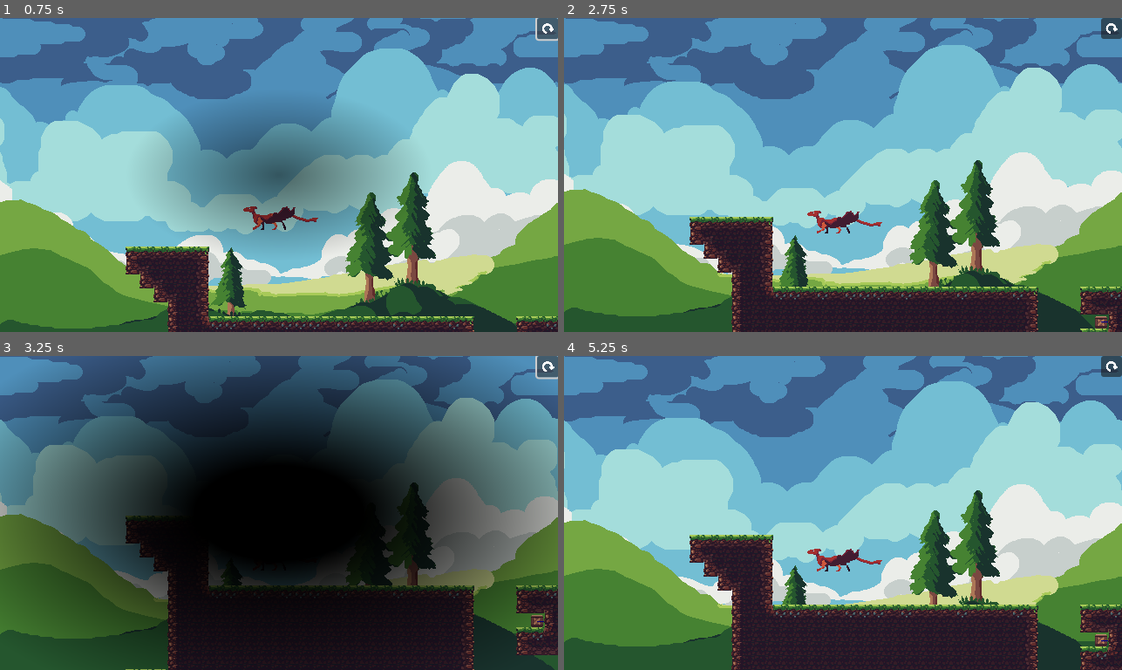
Above: before the commit, frames 1-4 (two rows, left to right).
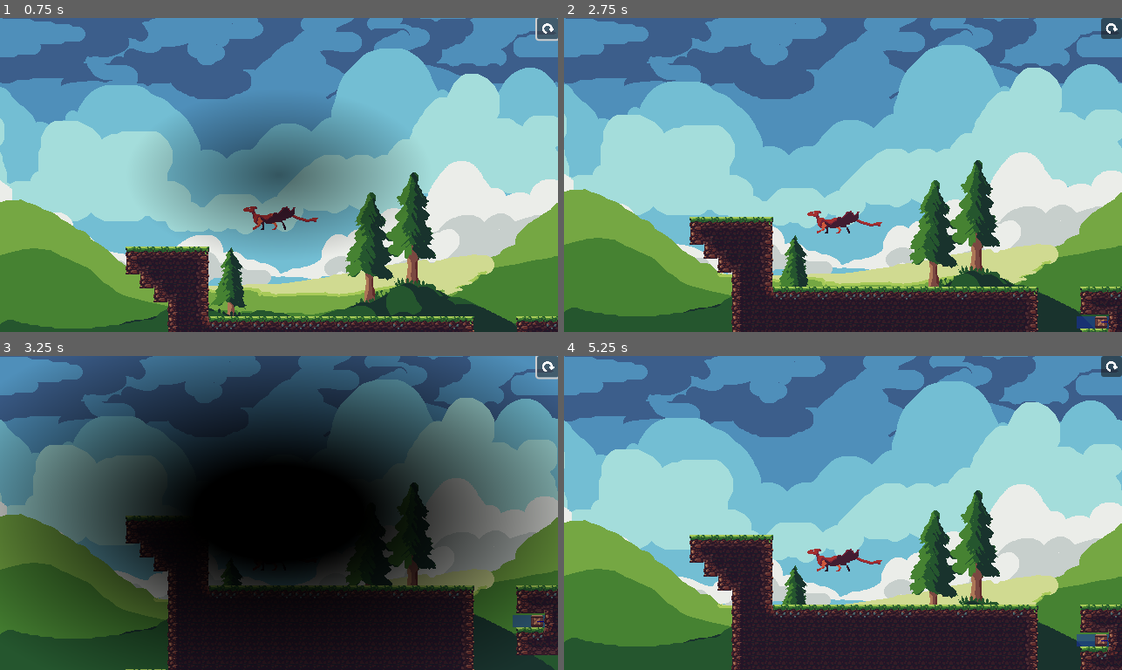
Above: after the commit, the same moments.

Repository: Robocraft999/ScalesToScale
Game: Godot game, scene res://scenes/levels/level_3.tscn
Same seed, same stepped clock (60 frames per second), same inputs: the game is played once before the commit and once after it. This scene is started directly instead of the project's main scene. The engine's default icon, where the game draws it, is replaced by a stand-in: a white triangle on a blue panel in a dark square.
Inputs (mouse positions are in pixels of both pictures, inside the frame that each line leads up to):
- Up to frame 1 (0.75 s): click (546, 27) at 0.5 s
- Up to frame 2 (2.75 s): click (1110, 27) at 1.25 s; click (1110, 27) at 2 s
- Up to frame 3 (3.25 s): click (546, 365) at 2.75 s
- Up to frame 4 (5.25 s): click (1110, 365) at 3.5 s; tap Enter at 4.25 s; move the mouse to (965, 497) at 4.27 s; hold D (move_right) 4.28-5 s; hold Space (dash) 4.28-5 s; click (965, 497) at 4.42 s; tap Up (jump) at 4.52 s; drag from (731, 528) to (815, 575) at 5.02 s

Frame 1 is identical in both runs. In frame 2, 0.1% of the frame differs, in the area x 91-98%, y 95-99%; in frame 3, 0.1%; in frame 4, 0.1%.

Commit message:
added overlay of scaler to see max expansion

Diff:
--- a/scenes/objects/scaler.tscn
+++ b/scenes/objects/scaler.tscn
@@ -1,7 +1,8 @@
-[gd_scene load_steps=3 format=3 uid="uid://dce48rt84l5ft"]
+[gd_scene load_steps=4 format=3 uid="uid://dce48rt84l5ft"]
 
 [ext_resource type="Script" path="res://scripts/scaler.gd" id="1_kxixm"]
 [ext_resource type="Texture2D" uid="uid://cpk5bxge5oqdj" path="res://sprites/tileset.png" id="2_8ympx"]
+[ext_resource type="Texture2D" uid="uid://cxi6rjiwrk6ot" path="res://sprites/box_overlay.png" id="3_j5jqh"]
 
 [node name="Scaler" type="Node2D"]
 script = ExtResource("1_kxixm")
@@ -21,3 +22,7 @@
 region_rect = Rect2(224, 240, 16, 16)
 
 [node name="Line2D" type="Line2D" parent="."]
+
+[node name="BoxOverlay" type="Sprite2D" parent="."]
+z_index = -1
+texture = ExtResource("3_j5jqh")
--- a/scripts/scaler.gd
+++ b/scripts/scaler.gd
@@ -111,6 +111,7 @@
 
 	# Don't distort the sprite, it's in tiling mode anyway
 	sprite.global_scale = Vector2.ONE
+	calculate_reach_box()
 	#sprite.region_rect.size = sprite_region_size * new_scale
 
 
@@ -186,3 +187,11 @@
 	sprite_recp_tween.tween_property(sprite, "region_rect:size", sprite_region_size * new_scale, .2)
 	#create_tween().tween_property(region_rect, "size", sprite_region_size * new_scale, 0.2)
 	#parent.scale = new_scale
+
+func calculate_reach_box():
+	var box: Sprite2D = $BoxOverlay
+	box.global_scale = MAX_SCALE
+	if get_parent().get_children().any(func(node): return node is WallGlue):
+		var glue: WallGlue = get_parent().find_children("*", "WallGlue")[0]
+		var dir = glue.direction.normalized() * -1
+		box.position = dir * (box.get_rect().size*2 - box.get_rect().size/2 * Global.lerp(Vector2.ONE, MAX_SCALE, target_offset))
Binary file added: sprites/box_overlay.png
Not shown, added: sprites/box_overlay.png.import
